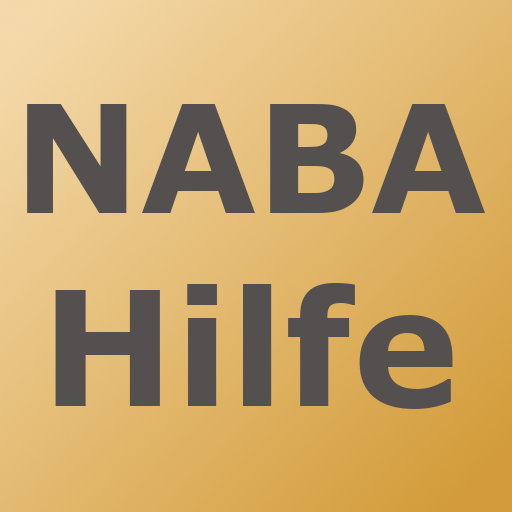
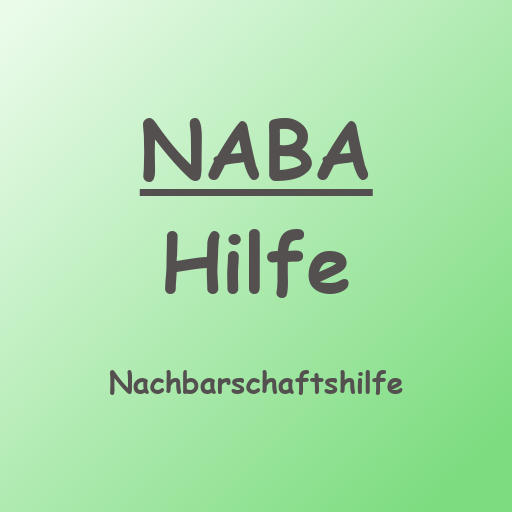
Layer changes from the first (512, 512) image to the second:
painted on "NABA ..." over left=27, top=104, right=485, bottom=409
renamed "nbh-icon-512.png" to "Hintergrund", painted on it over left=0, top=0, right=512, bottom=512